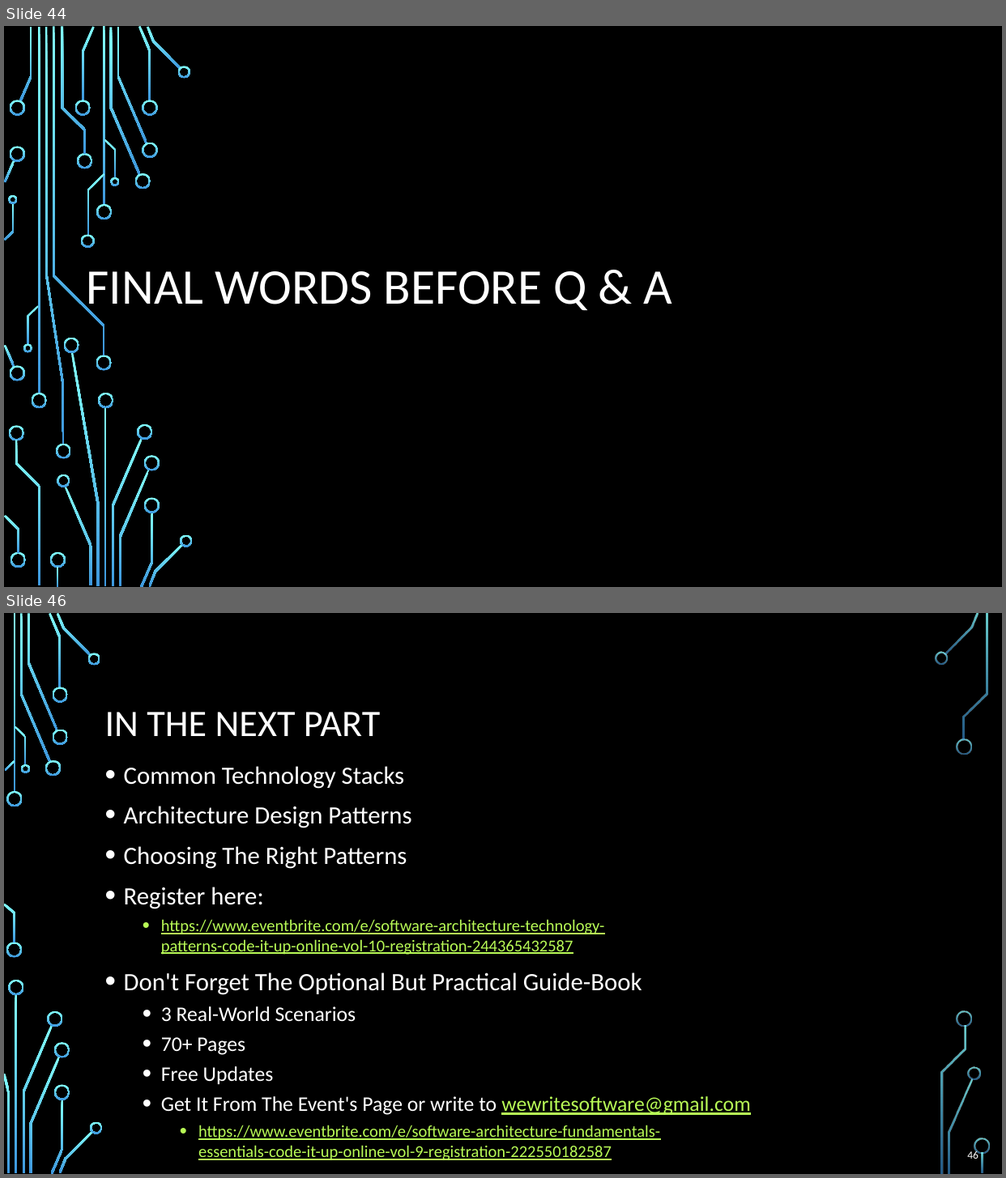
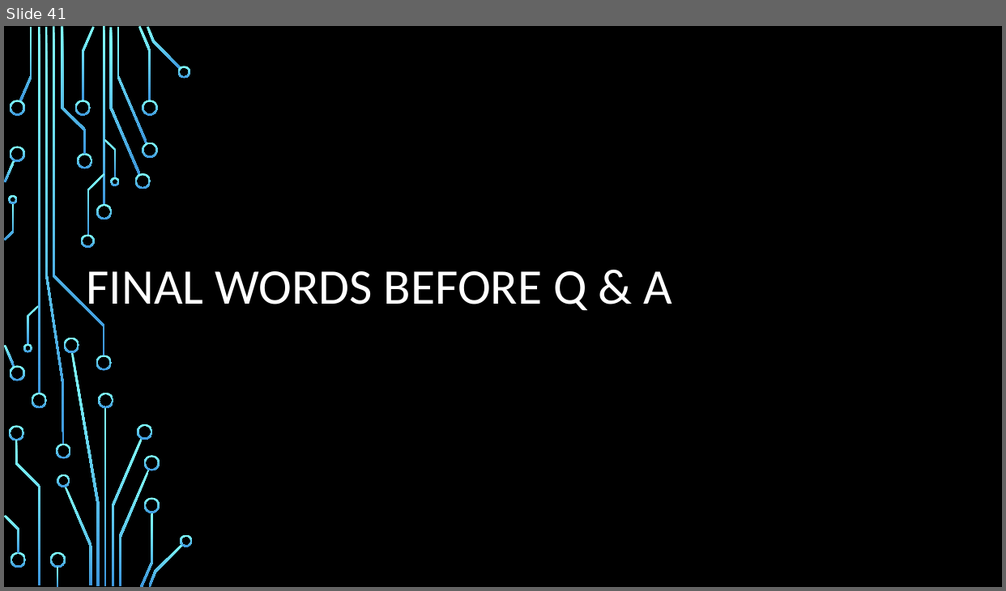
Before and after one commit to profjordanov/doctorate, a slide deck: resources/Software-Architecture-S/Presentation-Part1-Fundamentals-And-Essentials.pptx. Shown one above the other, each under a label of ours: slides 44 and 46 before the commit, slide 41 after it; the slides between them are not shown. The pictures are 1006x1178 and 1006x591 pixels, drawn with LibreOffice and Linux fonts; fonts in the diff are those of the drawing; background and template pictures are left out. Boxes give left, top, right and bottom in pixels: in the first picture for what was removed or moved away, otherwise in the second. Text is boxed around its words. In the diff, an @@ line names an element or a change of style, - is before the commit and + after.

```diff
--- a/resources/Software-Architecture-S/Presentation-Part1-Fundamentals-And-Essentials.pptx
+++ b/resources/Software-Architecture-S/Presentation-Part1-Fundamentals-And-Essentials.pptx
@@ slide 46 removed at (4,613,1002,1174), background picture (left out) @@
@@ title removed at (105,712,380,736) @@
-IN THE NEXT PART
@@ text removed at (124,766,750,1161) @@
-• Common Technology Stacks
-• Architecture Design Patterns
-• Choosing The Right Patterns
-• Register here:
-  • https://www.eventbrite.com/e/software-architecture-technology-
-    patterns-code-it-up-online-vol-10-registration-244365432587
-• Don't Forget The Optional But Practical Guide-Book
-  • 3 Real-World Scenarios
-  • 70+ Pages
-  • Free Updates
-  • Get It From The Event's Page or write to wewritesoftware@gmail.com
-    • https://www.eventbrite.com/e/software-architecture-fundamentals-
-      essentials-code-it-up-online-vol-9-registration-222550182587
@@ page number removed at (967,1150,978,1159) @@
-46
@@ group removed at (4,613,990,1174): 33 freeform shapes, 3 rectangles @@
@@ what was slide 44 is now slide 41 @@
```
Also in this commit, not shown: 8 other slides removed, 1 other file.
